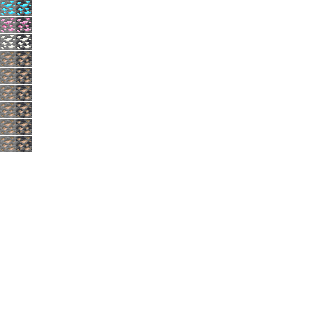
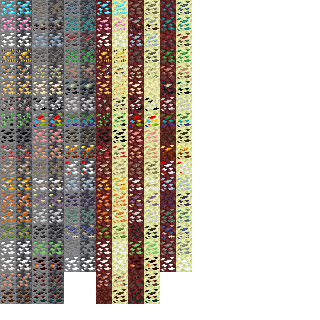
Revision of a layered (320, 320) image; what changed, layer by layer:
renamed "deepslate_iron_ore.png" to "Pasted Layer #1", painted on it over [0, 0, 192, 304]
